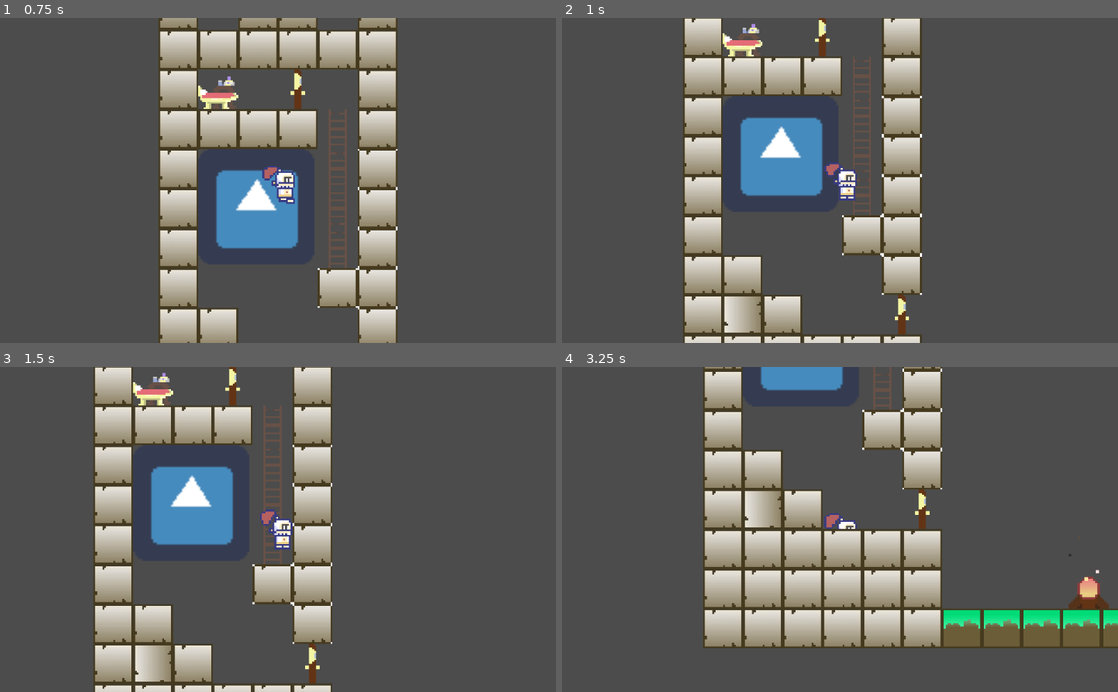
Above: before the commit, frames 1-4 (two rows, left to right).
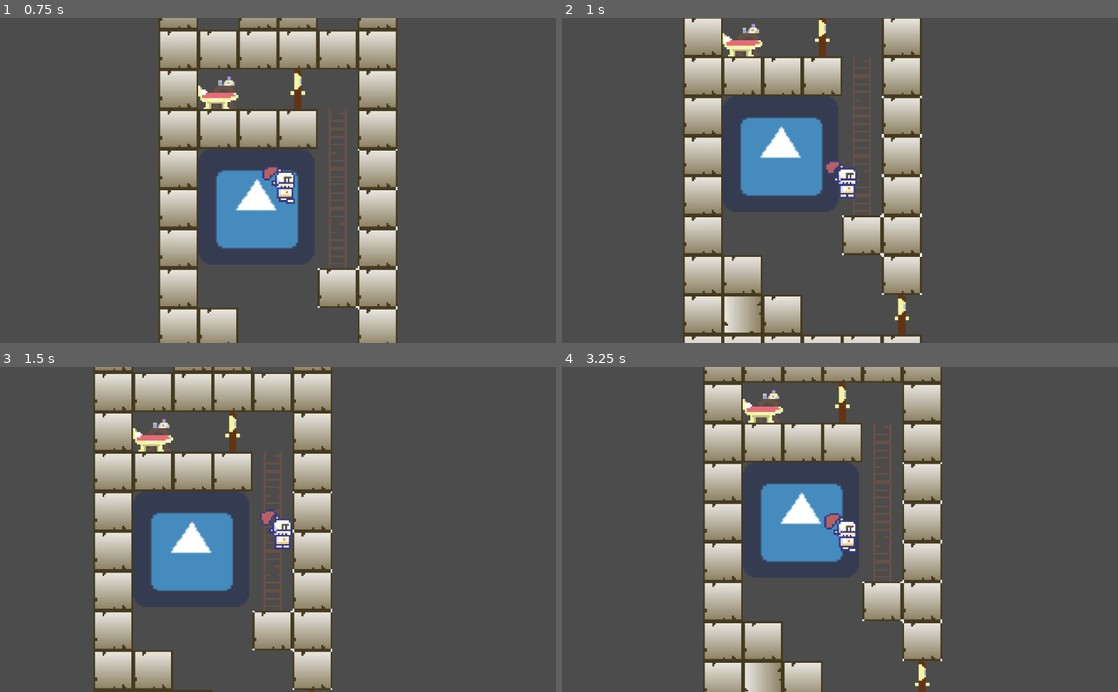
Above: after the commit, the same moments.

Repository: ltjastad/liamproject1
Game: Godot game, scene res://scenes/maingame/game.tscn
Same seed, same stepped clock (60 frames per second), same inputs: the game is played once before the commit and once after it. The engine's default icon, where the game draws it, is replaced by a stand-in: a white triangle on a blue panel in a dark square.
Inputs:
- Up to frame 1 (0.75 s): hold Right (ui_right) from 0.53 s (still down); hold Space (ui_jump) from 0.53 s (still down)
- Up to frame 2 (1 s): keep holding Right (ui_right); keep holding Space (ui_jump)
- Up to frame 3 (1.5 s): keep holding Right (ui_right); release Space (ui_jump) at 1.28 s; tap Space (ui_jump) at 1.35 s
- Up to frame 4 (3.25 s): tap Space (ui_jump) at 1.52, 1.82, 2.85, 3.02 s; release Right (ui_right) at 2.03 s; hold Left (ui_left) 2.03-2.78 s; hold Space (ui_jump) 2.03-2.78 s; hold Right (ui_right) from 2.78 s (still down)

Frame 1 is identical in both runs. In frame 2, 0.3% of the frame differs, in the area x 47-53%, y 43-57%; in frame 3, 24%; in frame 4, 38%, in the area x 25-100%, y 0-100%.

Commit message:
if jumping while on a ladder, climb instead

Diff:
--- a/objects/player/player.gd
+++ b/objects/player/player.gd
@@ -62,11 +62,12 @@
 	if climbing:
 		if Input.is_action_pressed("ui_up"): move_dir.y -= 1
 		if Input.is_action_pressed("ui_down"): move_dir.y += 1
+		if Input.is_action_pressed("ui_jump"): move_dir.y -= 1
 
 	# add to velocity
 	_vel.x += move_dir.x * movement_speed
 
-	if Input.is_action_just_pressed("ui_jump"):
+	if Input.is_action_just_pressed("ui_jump") and !climbing:
 		if is_on_floor():
 			_vel.y -= jump_force
 
